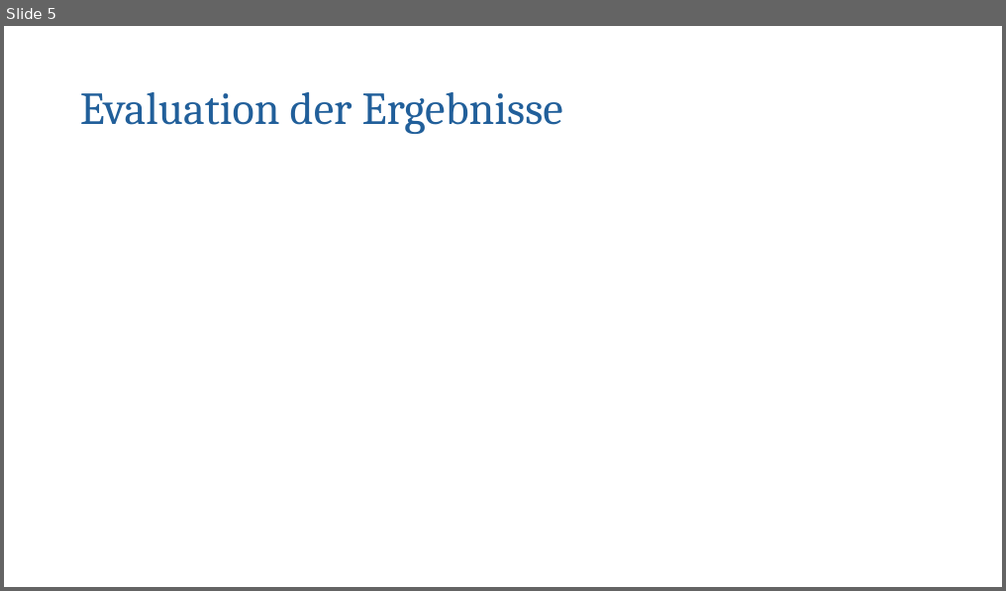
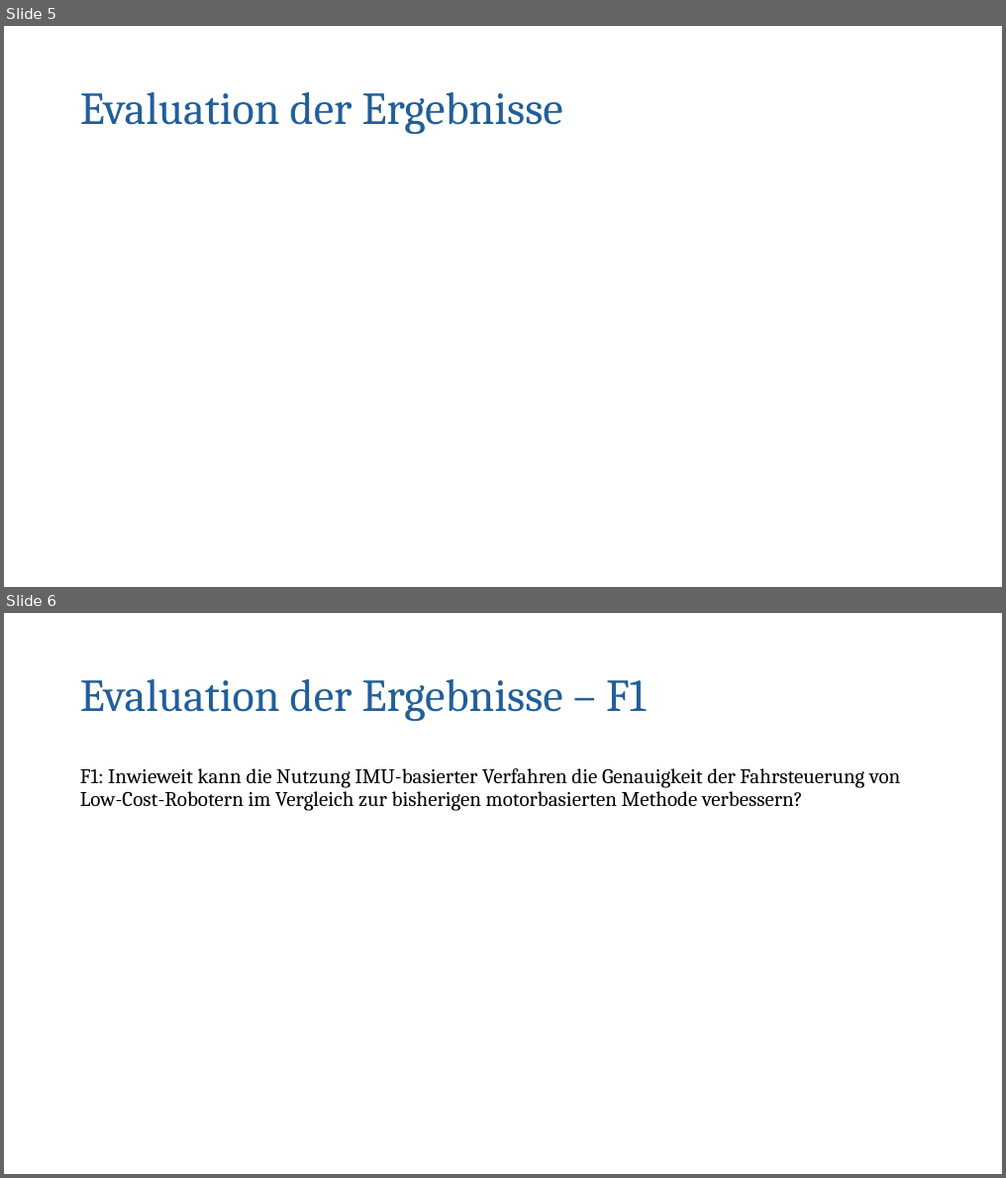
Before and after one commit to charlotte-strg/IMU_Audit, a slide deck: MA_files/MA-Präsentation_Charlotte_Strang.pptx. Shown one above the other, each under a label of ours: slide 5 before the commit, slides 5 and 6 after it. The pictures are 1006x591 and 1006x1178 pixels, drawn with LibreOffice and Linux fonts; fonts in the diff are those of the drawing. Boxes give left, top, right and bottom in pixels: in the first picture for what was removed or moved away, otherwise in the second. Text is boxed around its words. In the diff, an @@ line names an element or a change of style, - is before the commit and + after.

```diff
--- a/MA_files/MA-Präsentation_Charlotte_Strang.pptx
+++ b/MA_files/MA-Präsentation_Charlotte_Strang.pptx
@@ slide 6 added at [4,613,1002,1174], background #FFFFFF @@
@@ title added at [80,679,646,721], 44 pt, text #215F9A @@
+Evaluation der Ergebnisse – F1
@@ text added at [80,768,900,811], 20 pt, text #000000 @@
+F1: Inwieweit kann die Nutzung IMU-basierter Verfahren die Genauigkeit der Fahrsteuerung von Low-Cost-Robotern im Vergleich zur bisherigen motorbasierten Methode verbessern?
```
Also in this commit, not shown: 5 other slides added, 1 slide removed, 16 other files.
